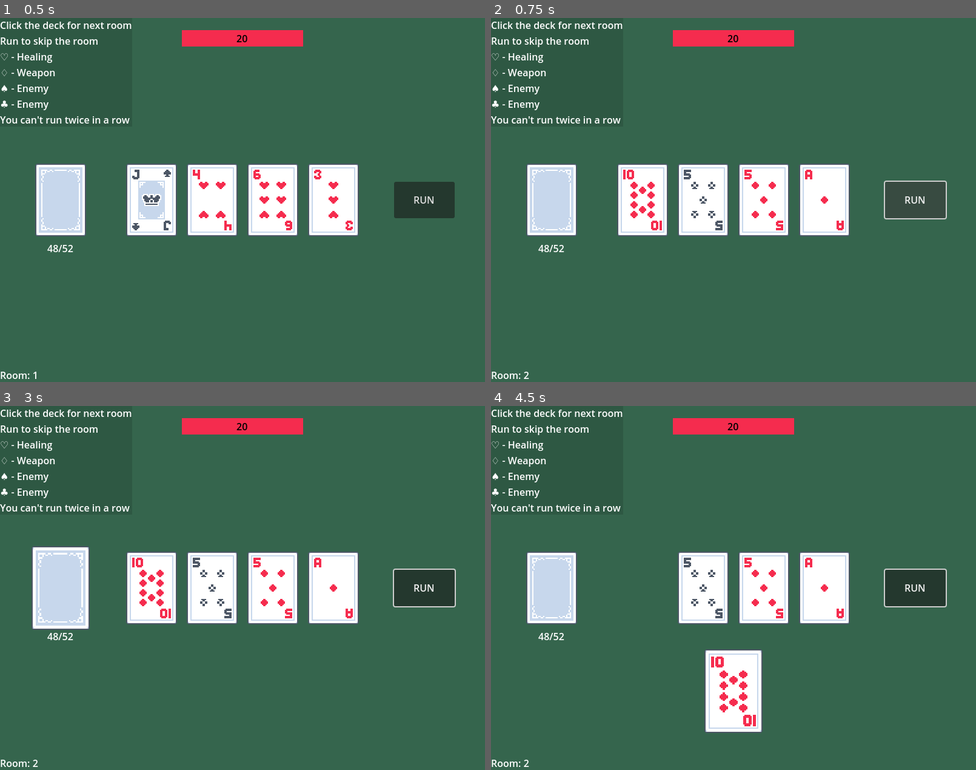
Above: before the commit, frames 1-4 (two rows, left to right).
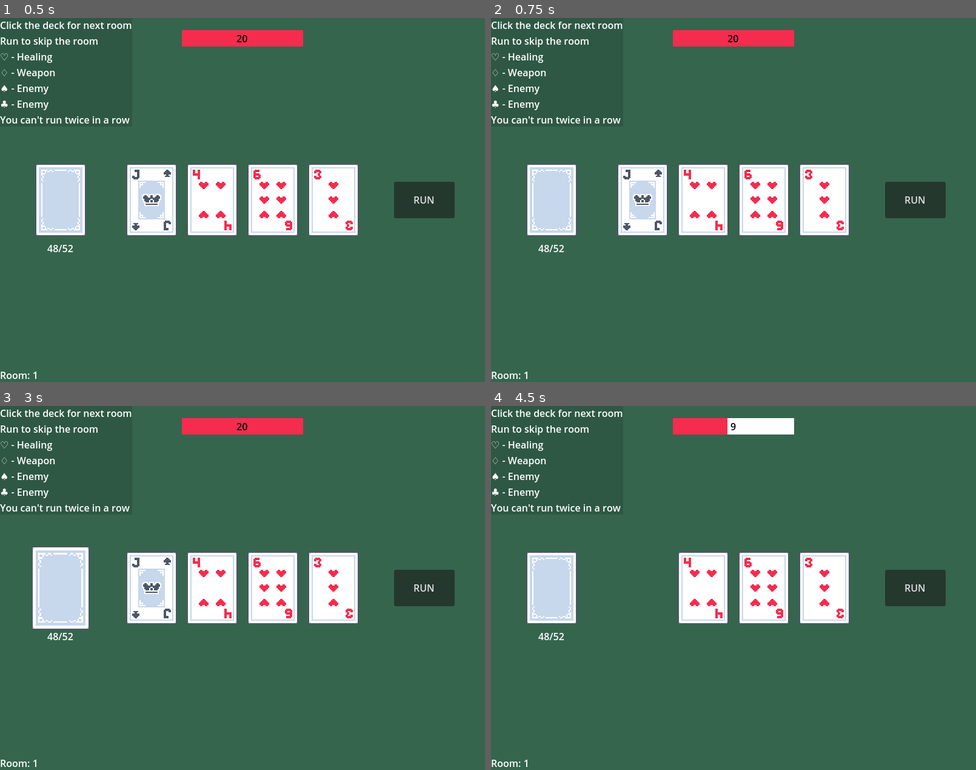
Above: after the commit, the same moments.

Repository: mateushhh/scoundrel
Game: Godot game, scene res://scenes/game.tscn
Same seed, same stepped clock (60 frames per second), same inputs: the game is played once before the commit and once after it.
Inputs (mouse positions are in pixels of both pictures, inside the frame that each line leads up to):
- Up to frame 1 (0.5 s): no input
- Up to frame 2 (0.75 s): click "RUN" at 0.5 s
- Up to frame 3 (3 s): click "RUN" at 1.25 s; click "RUN" at 2 s; tap Enter at 2.75 s; move the mouse to (58, 588) at 2.77 s; press the mouse at (58, 588) at 2.78 s
- Up to frame 4 (4.5 s): tap Space at 3.5 s; move the mouse to (641, 588) at 3.52 s; release the mouse at (641, 588) at 3.53 s; click (641, 588) at 3.6 s; tap Enter at 4.25 s; move the mouse to (733, 689) at 4.27 s; press the mouse at (733, 689) at 4.28 s

Frame 1 is identical in both runs. In frame 2, 1.2% of the frame differs, in the area x 6-94%, y 41-100%; in frame 3, 1.2%; in frame 4, 3.9%, in the area x 6-94%, y 3-100%.

Commit message:
Implemented restart button and improved game over screen

Diff:
--- a/scenes/game.tscn
+++ b/scenes/game.tscn
@@ -1,8 +1,9 @@
-[gd_scene load_steps=7 format=3 uid="uid://b4ati6vh86t8t"]
+[gd_scene load_steps=9 format=3 uid="uid://b4ati6vh86t8t"]
 
 [ext_resource type="PackedScene" uid="uid://cvvv2p2a3qslt" path="res://scenes/card.tscn" id="1_uwrxv"]
 [ext_resource type="Script" uid="uid://d2e2ay1hgsp06" path="res://scripts/game.gd" id="1_yqjtg"]
 [ext_resource type="PackedScene" uid="uid://dl5w7xb48f5o0" path="res://scenes/deck.tscn" id="2_yqjtg"]
+[ext_resource type="Shader" uid="uid://bkevaahnfslsl" path="res://shaders/gameover.gdshader" id="4_lbhrr"]
 
 [sub_resource type="StyleBoxFlat" id="StyleBoxFlat_lnu2h"]
 bg_color = Color(1, 1, 1, 1)
@@ -12,6 +13,10 @@
 
 [sub_resource type="StyleBoxFlat" id="StyleBoxFlat_iywne"]
 bg_color = Color(0.003921569, 0.003921569, 0.003921569, 0.1254902)
+
+[sub_resource type="ShaderMaterial" id="ShaderMaterial_iywne"]
+shader = ExtResource("4_lbhrr")
+shader_parameter/lod = 0.0
 
 [node name="Game" type="Node2D"]
 script = ExtResource("1_yqjtg")
@@ -50,32 +55,6 @@
 theme_override_colors/font_color = Color(0, 0, 0, 1)
 theme_override_font_sizes/font_size = 16
 text = "15"
-horizontal_alignment = 1
-vertical_alignment = 1
-
-[node name="GameOverLabel" type="Label" parent="Control"]
-visible = false
-layout_mode = 1
-anchors_preset = 8
-anchor_left = 0.5
-anchor_top = 0.5
-anchor_right = 0.5
-anchor_bottom = 0.5
-offset_left = -46.0
-offset_top = -11.5
-offset_right = 46.0
-offset_bottom = 11.5
-grow_horizontal = 2
-grow_vertical = 2
-theme_override_colors/font_color = Color(1, 1, 1, 1)
-theme_override_colors/font_shadow_color = Color(0, 0, 0, 0.40784314)
-theme_override_colors/font_outline_color = Color(0, 0, 0, 1)
-theme_override_constants/shadow_offset_x = 3
-theme_override_constants/shadow_offset_y = 3
-theme_override_constants/outline_size = -3
-theme_override_constants/shadow_outline_size = 10
-theme_override_font_sizes/font_size = 64
-text = "GAME OVER"
 horizontal_alignment = 1
 vertical_alignment = 1
 
@@ -138,6 +117,78 @@
 horizontal_alignment = 1
 vertical_alignment = 1
 
+[node name="CanvasLayer" type="CanvasLayer" parent="Control"]
+
+[node name="ColorRect" type="ColorRect" parent="Control/CanvasLayer"]
+material = SubResource("ShaderMaterial_iywne")
+anchors_preset = 15
+anchor_right = 1.0
+anchor_bottom = 1.0
+grow_horizontal = 2
+grow_vertical = 2
+mouse_filter = 1
+metadata/_edit_use_anchors_ = true
+
+[node name="GameOverLabel" type="Label" parent="Control/CanvasLayer/ColorRect"]
+visible = false
+layout_mode = 1
+anchors_preset = 15
+anchor_right = 1.0
+anchor_bottom = 1.0
+grow_horizontal = 2
+grow_vertical = 2
+theme_override_colors/font_color = Color(1, 1, 1, 1)
+theme_override_colors/font_shadow_color = Color(0, 0, 0, 0.40784314)
+theme_override_colors/font_outline_color = Color(0, 0, 0, 1)
+theme_override_constants/shadow_offset_x = 3
+theme_override_constants/shadow_offset_y = 3
+theme_override_constants/outline_size = -3
+theme_override_constants/shadow_outline_size = 10
+theme_override_font_sizes/font_size = 64
+text = "GAME OVER"
+horizontal_alignment = 1
+vertical_alignment = 1
+
+[node name="RestartButton" type="Button" parent="Control/CanvasLayer/ColorRect"]
+visible = false
+layout_mode = 1
+anchors_preset = 8
+anchor_left = 0.5
+anchor_top = 0.5
+anchor_right = 0.5
+anchor_bottom = 0.5
+offset_left = -37.5
+offset_top = 80.0
+offset_right = 37.5
+offset_bottom = 111.0
+grow_horizontal = 2
+grow_vertical = 2
+text = "RESTART"
+
+[node name="ScoreLabel" type="Label" parent="Control/CanvasLayer/ColorRect"]
+visible = false
+layout_mode = 1
+anchors_preset = 8
+anchor_left = 0.5
+anchor_top = 0.5
+anchor_right = 0.5
+anchor_bottom = 0.5
+offset_left = -30.0
+offset_top = 50.0
+offset_right = 30.0
+offset_bottom = 73.0
+grow_horizontal = 2
+grow_vertical = 2
+theme_override_colors/font_color = Color(1, 1, 1, 1)
+theme_override_colors/font_outline_color = Color(0, 0, 0, 1)
+theme_override_constants/shadow_offset_x = -2
+theme_override_constants/shadow_offset_y = 2
+theme_override_constants/outline_size = 1
+theme_override_constants/shadow_outline_size = 3
+text = "SCORE: -123"
+horizontal_alignment = 1
+vertical_alignment = 1
+
 [node name="Deck" parent="." instance=ExtResource("2_yqjtg")]
 position = Vector2(100, 300)
 
@@ -165,3 +216,4 @@
 suit = 2
 
 [connection signal="pressed" from="Control/RunButton" to="." method="_on_run_button_pressed"]
+[connection signal="pressed" from="Control/CanvasLayer/ColorRect/RestartButton" to="." method="_on_restart_button_pressed"]
--- a/scripts/game.gd
+++ b/scripts/game.gd
@@ -23,6 +23,7 @@
 var last_weapon_use_rank: int = 0
 var last_weapon_use_suit: Card.Suit = Card.Suit.CLUBS
 
+@onready var blur_rect = $Control/CanvasLayer/ColorRect
 var game_over: bool = 0
 var score: int = 0
 var current_room: int = 1
@@ -124,8 +125,18 @@
 		if cards[i]:
 			cards[i].position = Vector2(card_pos_x + i * card_gap_x, card_pos_y)
 
+	set_blur(0.0)
 	if game_over:
-		$Control/GameOverLabel.visible = true
+		$Control/CanvasLayer/ColorRect/GameOverLabel.visible = true
+		$Control/CanvasLayer/ColorRect/RestartButton.visible = true
+		$Control/CanvasLayer/ColorRect/ScoreLabel.visible = true
+		$Control/CanvasLayer/ColorRect.mouse_filter = Control.MOUSE_FILTER_STOP
+		$Control/CanvasLayer/ColorRect/ScoreLabel.text = "SCORE: " + str(score)
+		var tween = create_tween()
+		tween.tween_method(set_blur, 0.0, 2.5, 1.0)
+
+func set_blur(value: float):
+	blur_rect.material.set_shader_parameter("lod", value)
 
 func update():
 	check_game_over()
@@ -202,3 +213,8 @@
 		current_room += 1
 		update()
 	pass
+
+
+func _on_restart_button_pressed() -> void:
+	get_tree().reload_current_scene()
+	pass
--- /dev/null
+++ b/shaders/gameover.gdshader
@@ -0,0 +1,9 @@
+shader_type canvas_item;
+
+uniform sampler2D screen_texture : hint_screen_texture, filter_linear_mipmap;
+uniform float lod: hint_range(0.0, 5.0) = 0.0;
+
+void fragment(){
+	vec4 color = textureLod(screen_texture, SCREEN_UV, lod);
+	COLOR = color;
+}
Not shown, added: shaders/gameover.gdshader.uid
